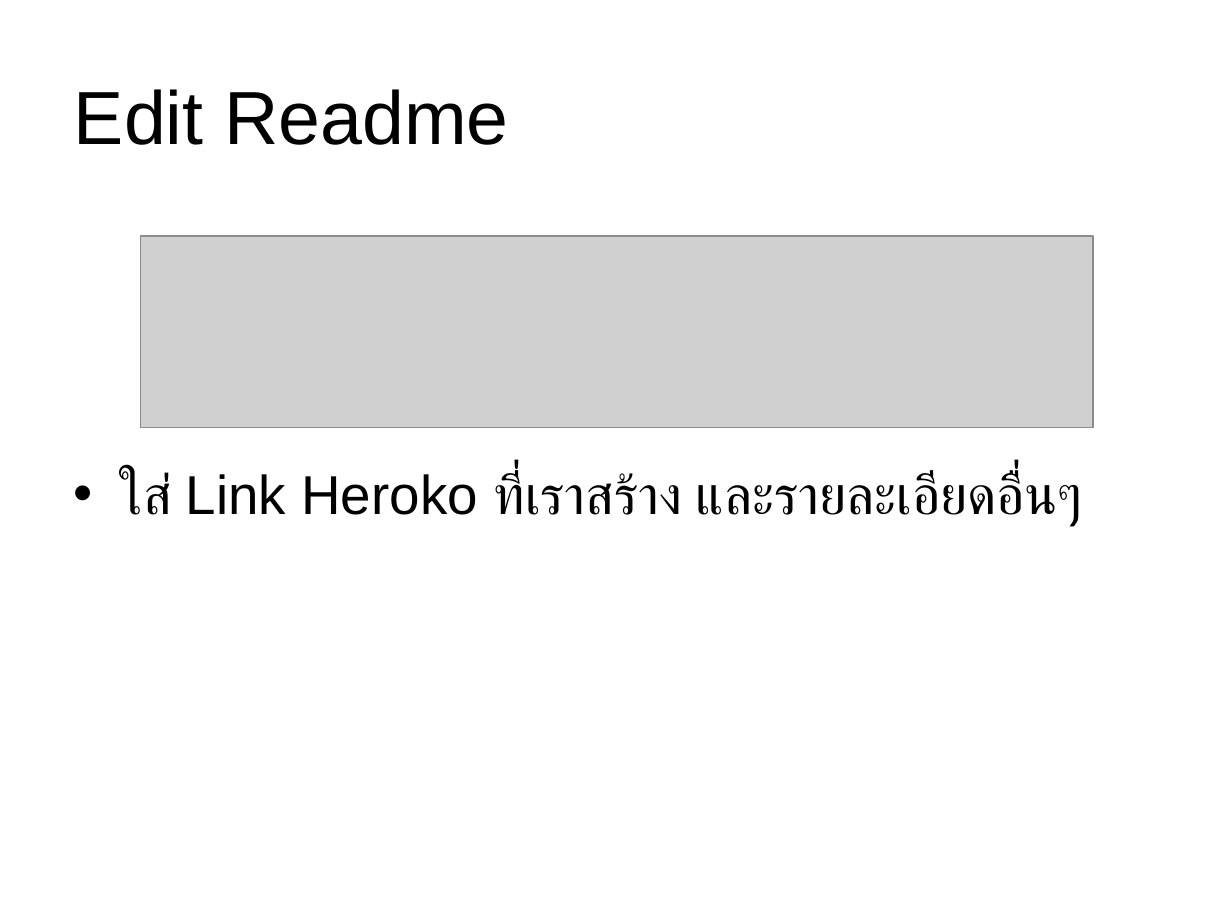
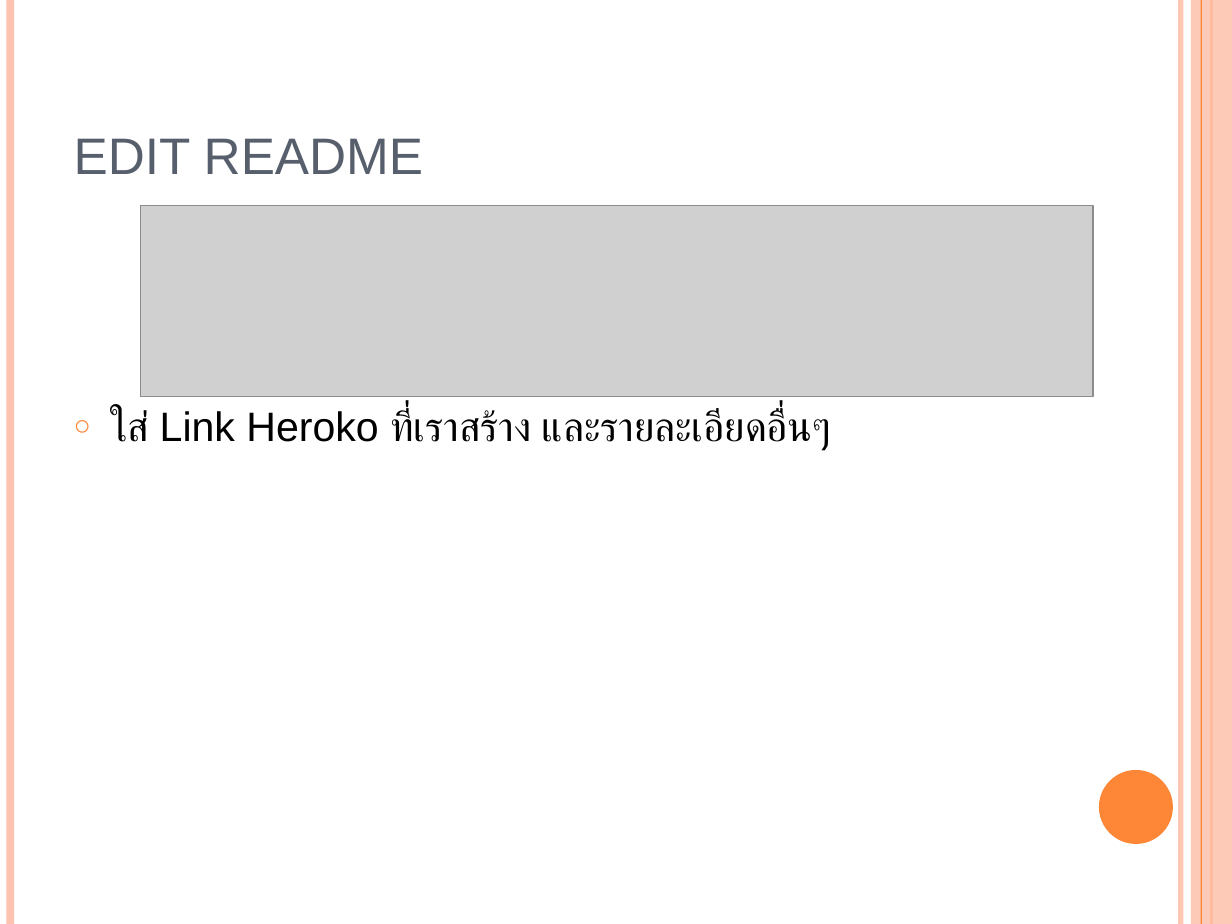
Before and after one commit to Mittapap/interview_rails, a slide deck: slide 14 of presentation.ppt. Drawn at 1232x924 pixels with LibreOffice and Linux fonts; fonts in the diff are those of the drawing; grey boxes stand for pictures. Boxes give left, top, right and bottom in pixels: in the first picture for what was removed or moved away, otherwise in the second. Text is boxed around its words. In the diff, an @@ line names an element or a change of style, - is before the commit and + after.

```diff
--- a/presentation.ppt
+++ b/presentation.ppt
@@ line added from (10, 0) to (10, 924), #FEC3AE 4.51 pt @@
@@ line added from (1180, 0) to (1180, 924), #FEC3AE 3 pt @@
@@ rectangle added at bbox=[1191, 0, 1232, 924], fill #FEC3AE at 87% opacity @@
@@ line added from (1201, 0) to (1201, 924), #FE8637 0.74 pt @@
@@ line added from (1211, 0) to (1211, 924), #FE8637 1.5 pt @@
@@ title "EDIT README" at bbox=[74, 138, 423, 174]: vertical alignment middle to bottom @@
@@ title at bbox=[74, 138, 423, 174]: text changed; size 44 to 30 pt; text colour #000000 to #575F6D @@
-Edit Readme
+EDIT README
@@ picture: place and size @@
-picture at bbox=[140, 237, 1093, 428]
+picture at bbox=[140, 206, 1093, 397]
@@ text "ใส่ Link Heroko ที่เราสร้าง และรายละเอียดอื่นๆ" at bbox=[110, 409, 832, 451]: size 32 to 24 pt; bullet • to ○; less space between paragraphs; bullet colour #000000 to #FE8637 @@
@@ ellipse added at bbox=[1099, 770, 1173, 844], fill #FE8637 @@
```
Also in this commit, not shown: 13 other slides changed, 5 slides added, 1 slide removed.
